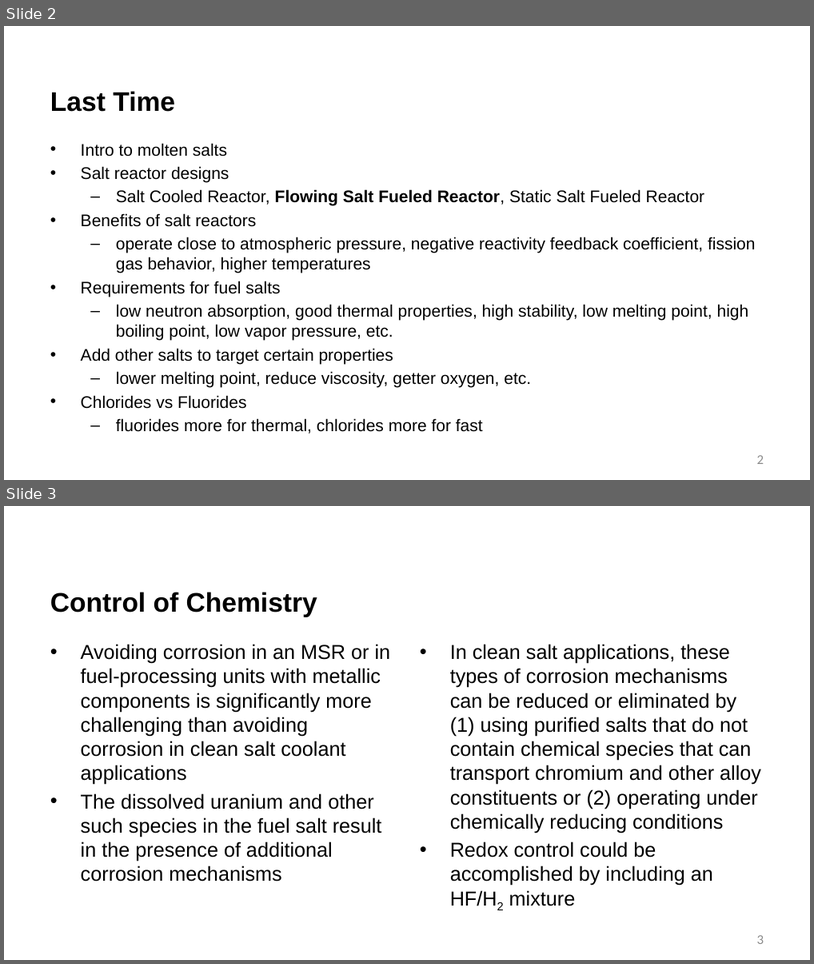
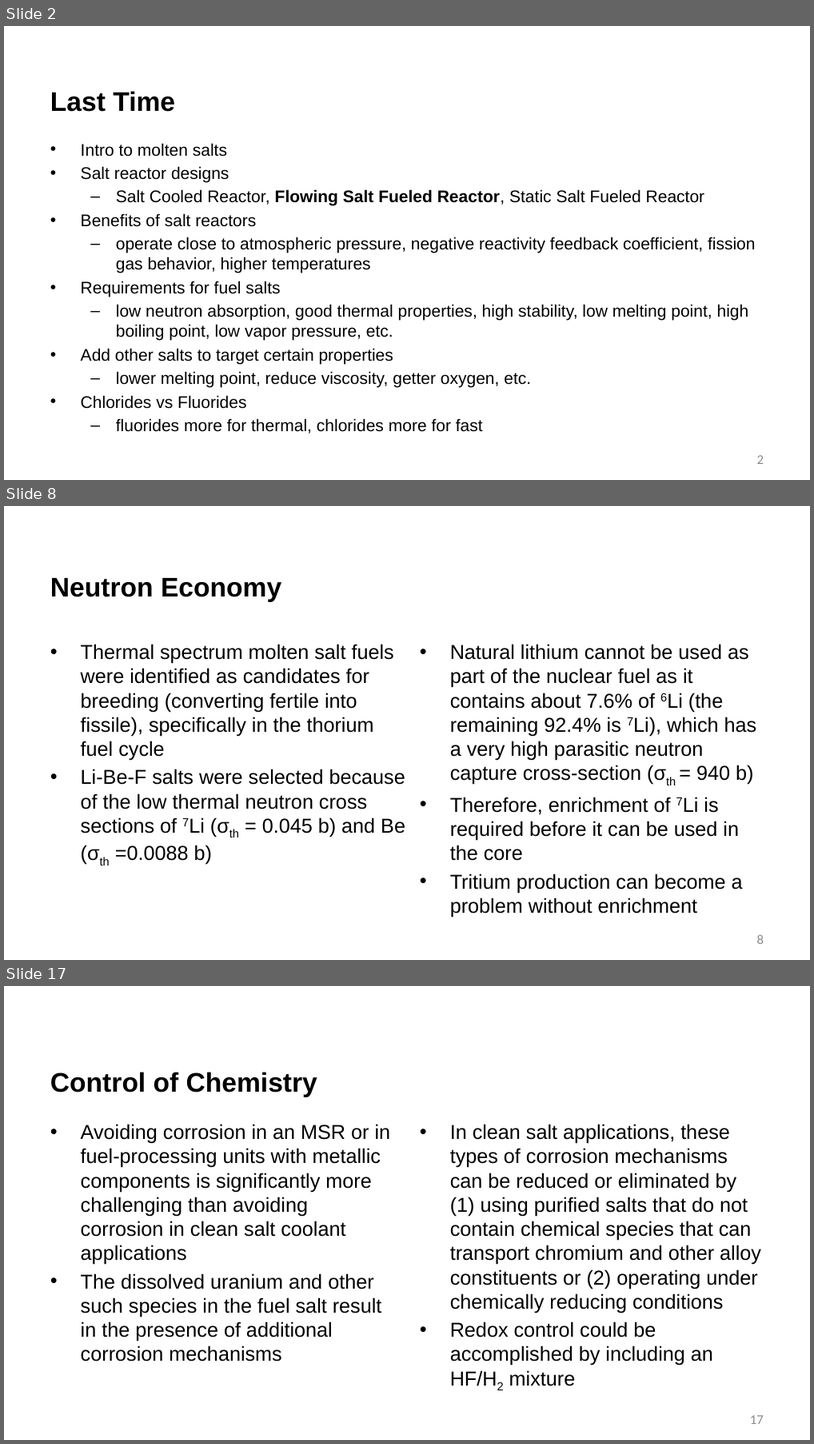
Before and after one commit to benbeeler/TEACHING, a slide deck: Advanced Reactor Materials/Fall2026/Lec14_MoltenSalts.pptx. Shown one above the other, each under a label of ours: slides 2 and 3 before the commit, slides 2, 8 and 17 after it; the slides between them are not shown. The pictures are 814x964 and 814x1444 pixels, drawn with LibreOffice and Linux fonts; fonts in the diff are those of the drawing; background and template pictures are left out. Boxes give left, top, right and bottom in pixels: in the first picture for what was removed or moved away, otherwise in the second. Text is boxed around its words. In the diff, an @@ line names an element or a change of style, - is before the commit and + after.

```diff
--- a/Advanced Reactor Materials/Fall2026/Lec14_MoltenSalts.pptx
+++ b/Advanced Reactor Materials/Fall2026/Lec14_MoltenSalts.pptx
@@ slide 8 added at (x1=4, y1=506, x2=810, y2=960), background #FFFFFF @@
@@ title added at (x1=50, y1=578, x2=282, y2=602), 32 pt, text #000000, bold @@
+Neutron Economy
@@ text added at (x1=81, y1=644, x2=406, y2=864), 24 pt, text #000000 @@
+• Thermal spectrum molten salt fuels were identified as candidates for breeding (converting fertile into fissile), specifically in the thorium fuel cycle
+• Li-Be-F salts were selected because of the low thermal neutron cross sections of 7Li (σth = 0.045 b) and Be (σth =0.0088 b)
@@ text added at (x1=450, y1=644, x2=758, y2=917), 24 pt, text #000000 @@
+• Natural lithium cannot be used as part of the nuclear fuel as it contains about 7.6% of 6Li (the remaining 92.4% is 7Li), which has a very high parasitic neutron capture cross-section (σth = 940 b)
+• Therefore, enrichment of 7Li is required before it can be used in the core
+• Tritium production can become a problem without enrichment
@@ page number added at (x1=758, y1=934, x2=764, y2=944), 16 pt, text #8C8C8C @@
+8
@@ what was slide 3 is now slide 17 @@
@@ page number at (x1=750, y1=1415, x2=764, y2=1424): text changed @@
-3
+17
```
Also in this commit, not shown: 13 other slides added, 13 other files.
